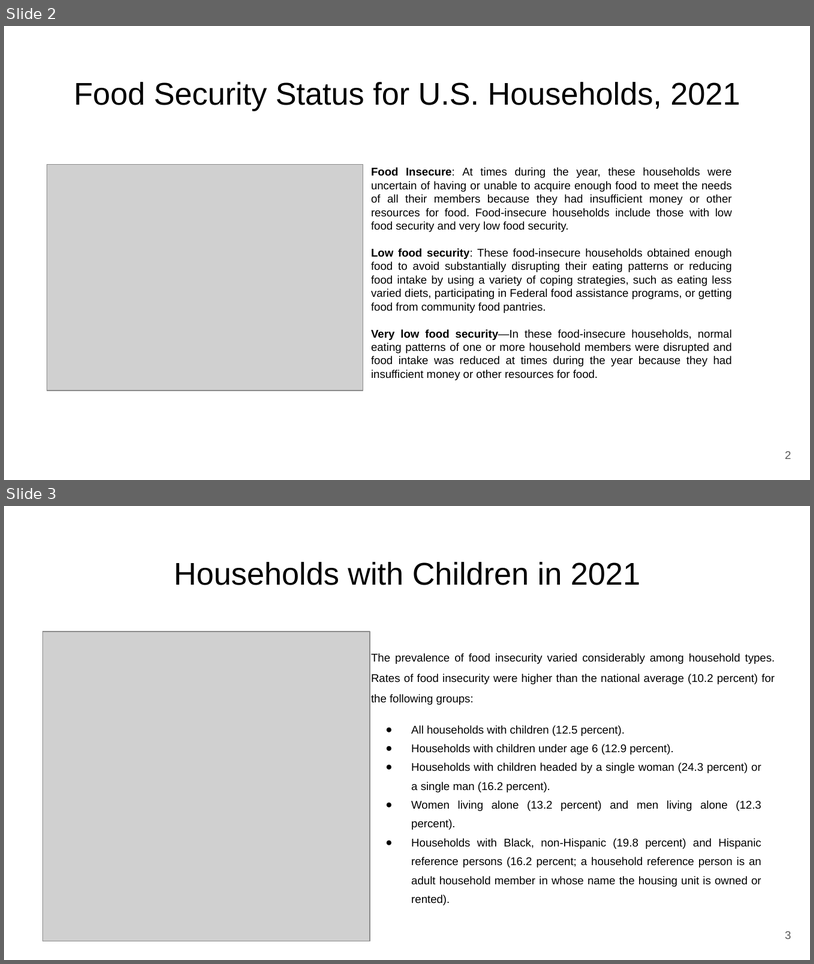
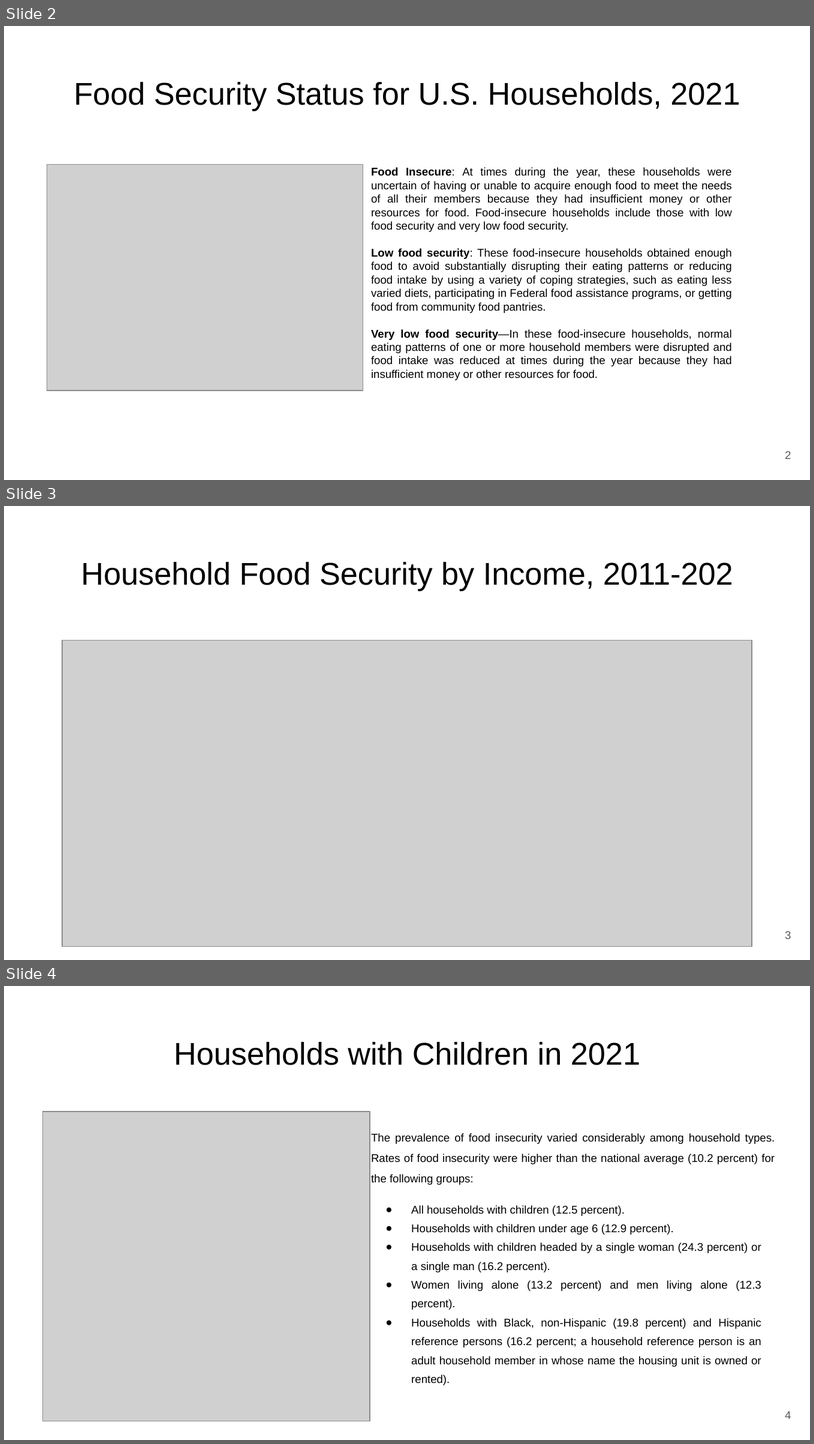
Before and after one commit to himalayahall/DATA608, a slide deck: Story 6/Food Security.pptx. Shown one above the other, each under a label of ours: slides 2 and 3 before the commit, slides 2, 3 and 4 after it. The pictures are 814x964 and 814x1444 pixels, drawn with LibreOffice and Linux fonts; fonts in the diff are those of the drawing; grey boxes stand for pictures. Boxes give left, top, right and bottom in pixels: in the first picture for what was removed or moved away, otherwise in the second. Text is boxed around its words. In the diff, an @@ line names an element or a change of style, - is before the commit and + after.

```diff
--- a/Story 6/Food Security.pptx
+++ b/Story 6/Food Security.pptx
@@ slide 3 added at (4,506,810,960), background #FFFFFF @@
@@ title added at (81,562,734,591), 28 pt, text #000000 @@
+Household Food Security by Income, 2011-202
@@ picture added at (62,640,752,946) @@
@@ page number added at (785,931,791,939), 10 pt, text #595959 @@
+3
@@ what was slide 3 is now slide 4 @@
@@ page number at (785,1411,791,1419): text changed @@
-3
+4
```
Also in this commit, not shown: 1 other file.
